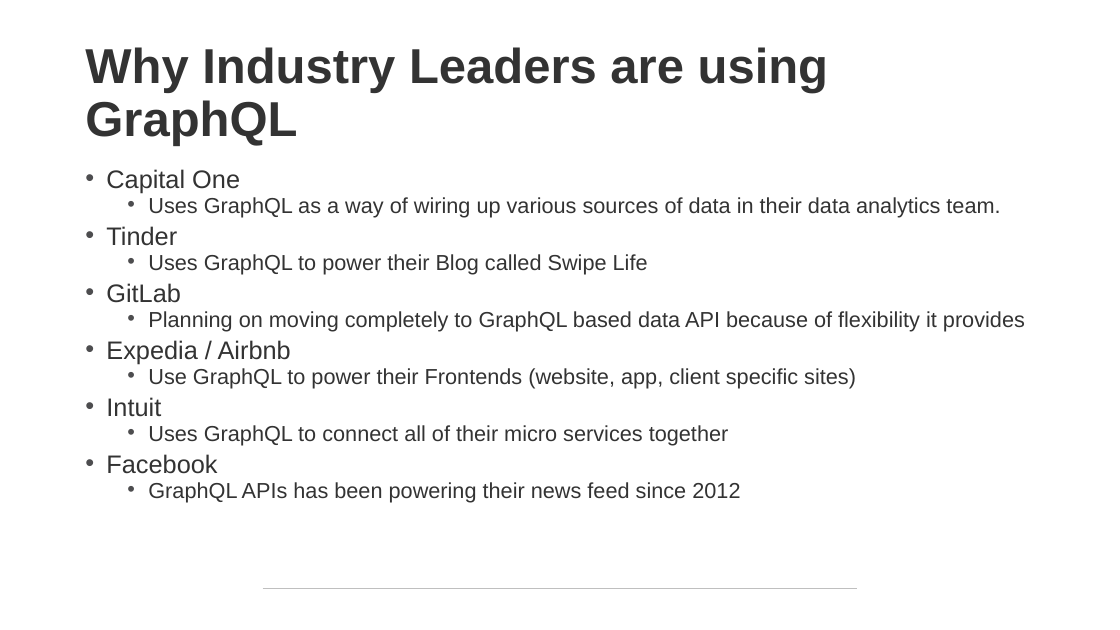
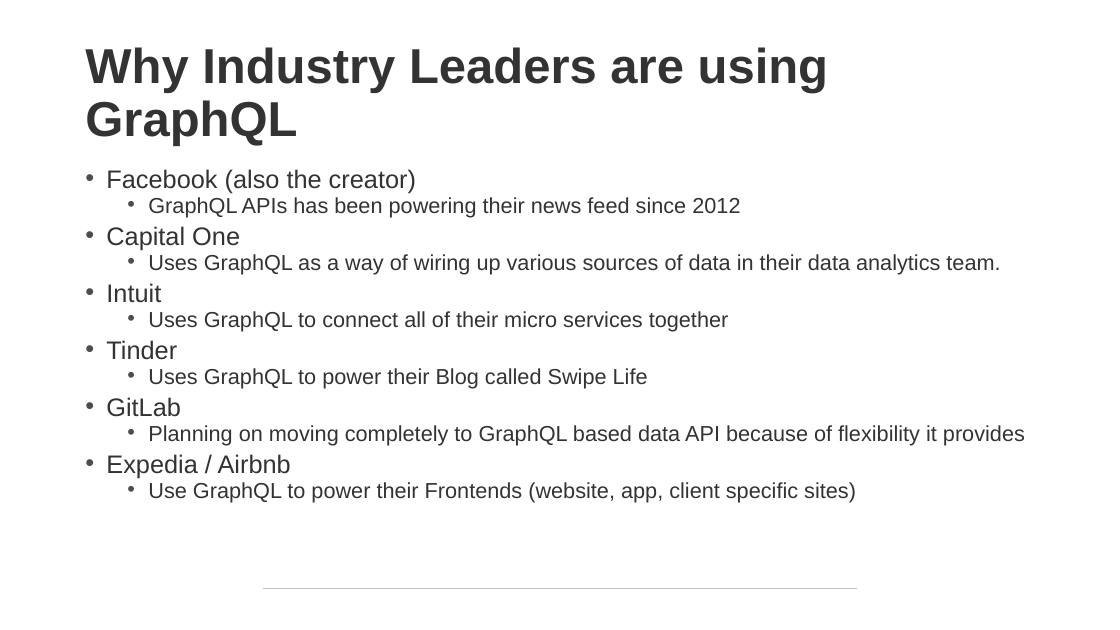
Before and after one commit to NPDSoftwareDev/graphql-presentation, a slide deck: slide 3 of graphql Introduction.pptx (slide 30 before the commit). Drawn at 1120x630 pixels with LibreOffice and Linux fonts; fonts in the diff are those of the drawing. Boxes give left, top, right and bottom in pixels: in the first picture for what was removed or moved away, otherwise in the second. Text is boxed around its words. In the diff, an @@ line names an element or a change of style, - is before the commit and + after.

```diff
--- a/graphql Introduction.pptx
+++ b/graphql Introduction.pptx
@@ text at [106,169,740,218]: paragraphs added @@
+• Facebook (also the creator)
+  • GraphQL APIs has been powering their news feed since 2012
@@ text at [106,283,729,332]: paragraphs added @@
+• Intuit
+  • Uses GraphQL to connect all of their micro services together
@@ text at [106,397,740,503]: paragraphs removed @@
-• Intuit
-  • Uses GraphQL to connect all of their micro services together
-• Facebook
-  • GraphQL APIs has been powering their news feed since 2012
```
Also in this commit, not shown: 1 other slide changed, 1 slide added, 2 other files.
